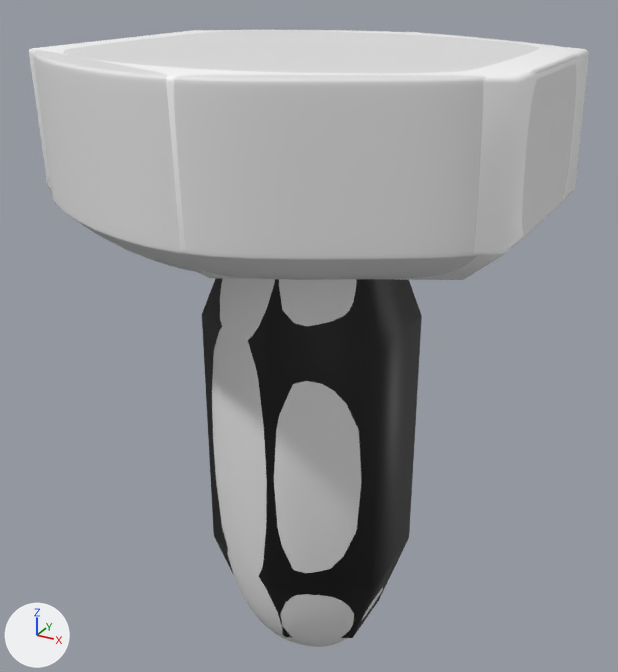
The Blender file Models/GroupD/Factory Kit/Factory Decoration/Lights/FD-006 HangingLights.blend as it was, and as the next commit left it.
Rendered twice from a 50 mm camera at (0.0872, -0.1596, 0.0159) aimed at (-0.0025, 0.0034, -0.0656). Lighting does not change. The marker at lower left points along +X, +Y and +Z.

In view in the first picture: 'FD-006-HangingLights', 'FD-006-HangingLights-hp'.
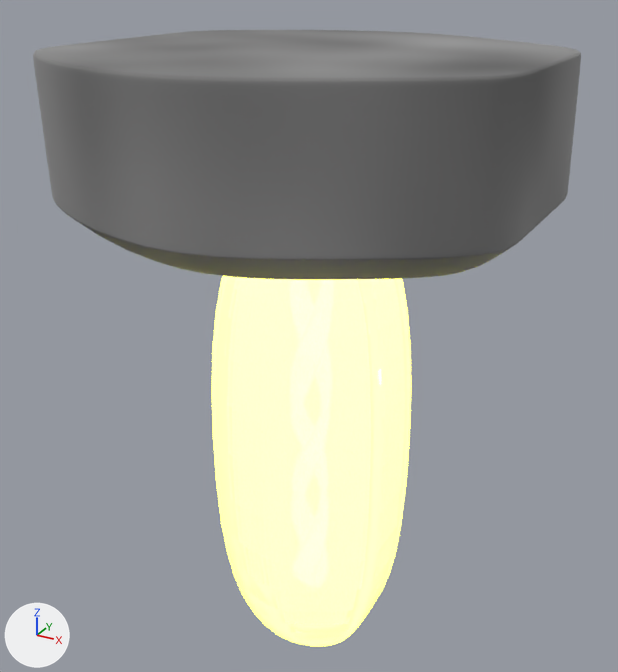
What differs and where, as boxes (x1, y1, x2, y2) in the pictures (618 x 672 px):
'FD-006-HangingLights-hp', recoloured: (33, 30, 581, 647) in both
'FD-006-HangingLights', hidden: before (29, 30, 589, 638)

What changed in the scene script:
```text
Add ng_mixinglight:
    ng_mixinglight = bpy.data.node_groups.new('MixingLight', 'ShaderNodeTree')
    # uses the picture img_lightmask
Change mat_lightmaterial:
    remove mat_lightmaterial.texture = img_lightmask
    add mat_lightmaterial.base_color = (0.8, 0.8, 0.8)  # white #e7e7e7
    mat_lightmaterial.roughness: 0.5 -> 0.4
Add mat_material:
    mat_material = bpy.data.materials.new('Material')
    # nodes: BsdfGlass, BsdfPrincipled, Emission, Group, Mix, MixShader, OutputMaterial, TexNoise
    # colours: yellow #fdff58, black #2c2c2c
Change me_cylinder_005:
    where me_cylinder_005.from_pydata(...)  # 619 vertices, 624 faces; spans x -0.05..0.05, y -0.054..0.054, z -0.151..0.0
    add me_cylinder_005.materials.append(mat_material)
Change ob_fd_006_hanginglights:
    add ob_fd_006_hanginglights.hide_set(True)
```
